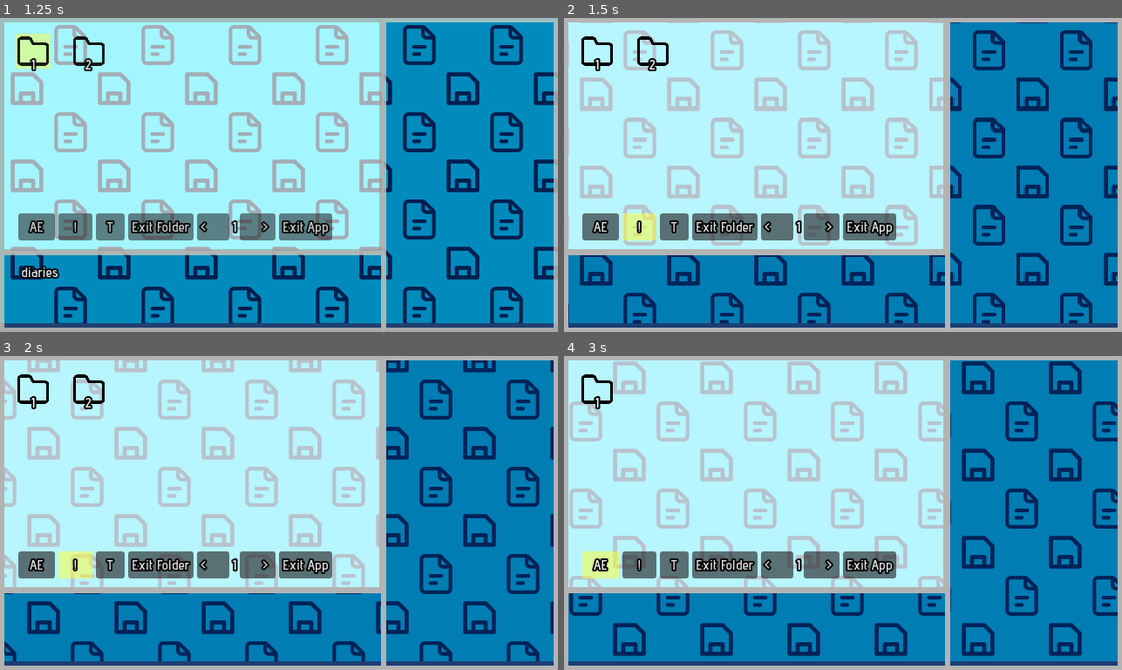
Above: before the commit, frames 1-4 (two rows, left to right).
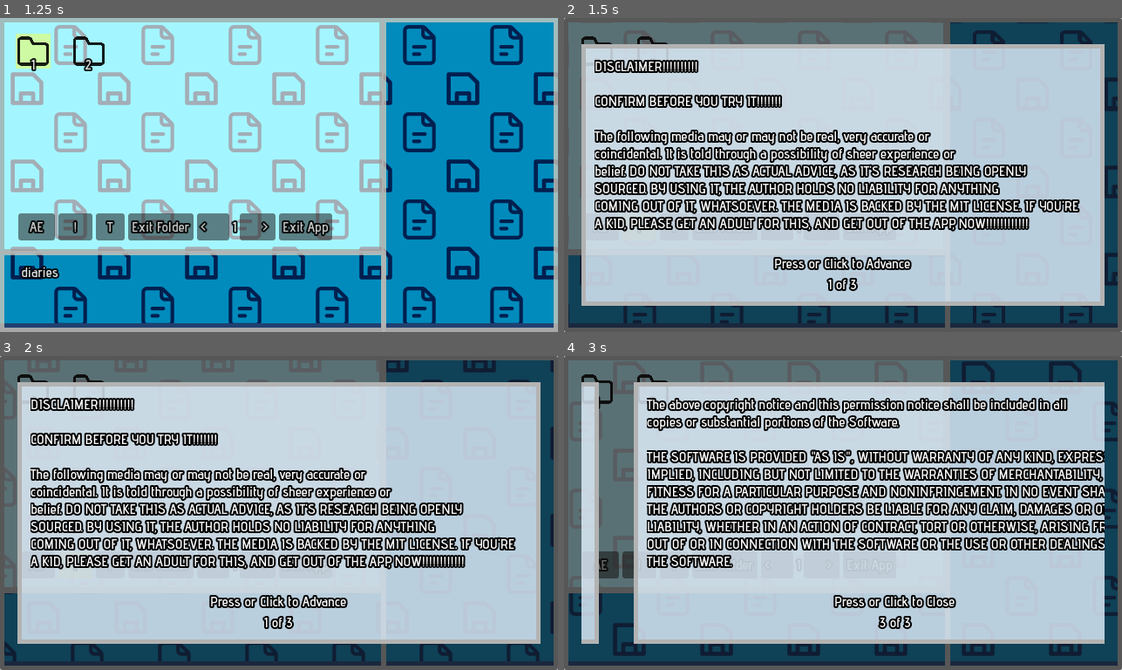
Above: after the commit, the same moments.

Repository: UrieW/urie-openresearch
Game: Godot game, scene res://scenes/app/main.tscn
The game is run twice, just before and just after one commit, with the same random seed, the same clock (stepped at 60 frames per second) and the same inputs. The project has no main scene, so this scene is started directly.
Inputs (mouse positions are in pixels of both pictures, inside the frame that each line leads up to):
- Up to frame 1 (1.25 s): move the mouse to (401, 159) at 0.52 s; press the mouse at (401, 159) at 0.53 s
- Up to frame 2 (1.5 s): release the mouse at (965, 159) at 1.25 s; click "!" at 1.25 s
- Up to frame 3 (2 s): no input
- Up to frame 4 (3 s): click "1" at 2 s; click "AE" at 2.75 s

Frame 1 is identical in both runs. In frame 2, 96% of the frame differs, in the area x 0-100%, y 0-100%; in frame 3, 95%; in frame 4, 97%.

Commit message:
see changelog

Diff:
--- a/scenes/app/disclaimer/disclaimer.tscn
+++ b/scenes/app/disclaimer/disclaimer.tscn
@@ -8,6 +8,7 @@
 anchors_preset = 0
 offset_right = 640.0
 offset_bottom = 360.0
+focus_mode = 2
 script = ExtResource("1_i3cxg")
 
 [node name="Panel" type="Panel" parent="." unique_id=351984103]
@@ -66,7 +67,7 @@
 coincidental. It is told through a possibility of sheer experience or
 belief. DO NOT TAKE THIS AS ACTUAL ADVICE, AS IT'S RESEARCH BEING OPENLY
 SOURCED. BY USING IT, THE AUTHOR HOLDS NO LIABILITY FOR ANYTHING
-COMING OUT OF IT, WHATSOEVER. THE MEDIA IS BACKED BY THE MIT LICENSE."
+COMING OUT OF IT, WHATSOEVER. THE MEDIA IS BACKED BY THE MIT LICENSE. IF YOU'RE A KID, PLEASE GET AN ADULT FOR THIS, AND GET OUT OF THE APP, NOW!!!!!!!!!!!!"
 
 [node name="prompt" type="Label" parent="scrolls/clips/mainmargs1/panel1/panelmargs/vbox" unique_id=1034455573]
 layout_mode = 2
--- a/scripts/app/disclaimer/disclaimer.gd
+++ b/scripts/app/disclaimer/disclaimer.gd
@@ -5,8 +5,10 @@
 var current_page: int = 0
 const TOTAL_PAGES: int = 3
 const PAGE_WIDTH: int = 640 # 600px panel width + 40px HBox separation
+var _previous_focus: Control = null
 
 func _ready() -> void:
+	_previous_focus = get_viewport().gui_get_focus_owner()
 	# Jump to a specific pixel position
 	scroll_container.scroll_horizontal = 0
 	grab_focus()
@@ -24,6 +26,7 @@
 			smooth_scroll_to(current_page * PAGE_WIDTH)
 		else:
 			smooth_fade_to_and_kill(0)
+			_previous_focus.grab_focus()
 		get_viewport().set_input_as_handled()
 
 func smooth_fade_to_and_kill(op: int, duration: float = 0.3) -> void:
--- a/scripts/app/explorers/audio_explorer.gd
+++ b/scripts/app/explorers/audio_explorer.gd
@@ -27,9 +27,8 @@
 	time_slider.value_changed.connect(_on_slider_value_changed)
 
 	audio_player.stream = load(Globals.current_report.file)
-#	sbkg.transition_to_background(sbkg.bkgt3)
 	setup_labels()
-#	dbtn.pressed.connect(show_disclaimer)
+	dbtn.pressed.connect(show_disclaimer)
 #	tbtn.pressed.connect(show_tutorial)
 	close_btn.pressed.connect(close_doc)
 #	vbtn.pressed.connect(show_voting_panel)
@@ -139,23 +138,18 @@
 
 	file_closed.emit()
 
-#func show_disclaimer():
-#	if !focused:
-#		return
-
-#	var DISCLAIMERPRELOAD: PackedScene = preload("res://scenes/app/disclaimer/disclaimer.tscn")
-#	var disclaimer: Control = DISCLAIMERPRELOAD.instantiate()
-#	get_tree().current_scene.add_child(disclaimer)
-#	show_disclaimer()
+func show_disclaimer():
+	var DISCLAIMERPRELOAD: PackedScene = preload("res://scenes/app/disclaimer/disclaimer.tscn")
+	var disclaimer: Control = DISCLAIMERPRELOAD.instantiate()
+	add_child(disclaimer)
 
 #func show_tutorial():
 #	var TUTORIALPRELOAD: PackedScene = preload()
 #	var tutorial: Control = TUTORIALPRELOAD.instantiate()
-#	get_tree().current_scene.add_child(tutorial3)
+#	add_child(tutorial3)
 
 
 #func show_voting_panel():
 #	var VOTINGPANELPRELOAD: PackedScene = preload()
 #	var voting_panel: Control = VOTINGPANELPRELOAD.instantiate()
-#	get_tree().current_scene.add_child(voting_panel)
-#	voting_panel.unhide()
+#	add_child(voting_panel)
--- a/scripts/app/explorers/file_explorer.gd
+++ b/scripts/app/explorers/file_explorer.gd
@@ -28,7 +28,7 @@
 func _ready()->void:
 	set_items_by_path.call_deferred(Globals.current_dir)
 #	ae_btn.pressed.connect(show_ae_menu)
-#	d_btn.pressed.connect(show_disclaimer)
+	d_btn.pressed.connect(show_disclaimer)
 #	t_btn.pressed.connect(show_tutorial)
 	fe_btn.pressed.connect(exit_folder)
 	back_btn.pressed.connect(prev_page)
@@ -200,7 +200,7 @@
 func show_disclaimer()->void:
 	var DISCLAIMERPRELOAD: PackedScene = preload("res://scenes/app/disclaimer/disclaimer.tscn")
 	var disclaimer:Control = DISCLAIMERPRELOAD.instantiate()
-	get_tree().current_scene.add_child(disclaimer)
+	add_child(disclaimer)
 
 #func show_tutorial()->void:
 #	var TUTORIALPRELOAD: PackedScene = preload()
--- a/scripts/app/explorers/text_explorer.gd
+++ b/scripts/app/explorers/text_explorer.gd
@@ -23,7 +23,7 @@
 	load_report(c_report)
 	$subinfo/textrows.show_report_info(c_report)
 
-#	d_btn.pressed.connect(show_disclaimer)
+	dbtn.pressed.connect(show_disclaimer)
 #	t_btn.pressed.connect(show_tutorial)
 	back_btn.pressed.connect(prev_page)
 	next_btn.pressed.connect(next_page)
@@ -111,8 +111,7 @@
 func show_disclaimer():
 	var DISCLAIMERPRELOAD: PackedScene = preload("res://scenes/app/disclaimer/disclaimer.tscn")
 	var disclaimer: Control = DISCLAIMERPRELOAD.instantiate()
-	get_tree().current_scene.add_child(disclaimer)
-#	show_disclaimer()
+	add_child(disclaimer)
 
 #func show_tutorial():
 #	var TUTORIALPRELOAD: PackedScene = preload()
Not shown, changed: assets/txt/changelog.txt
